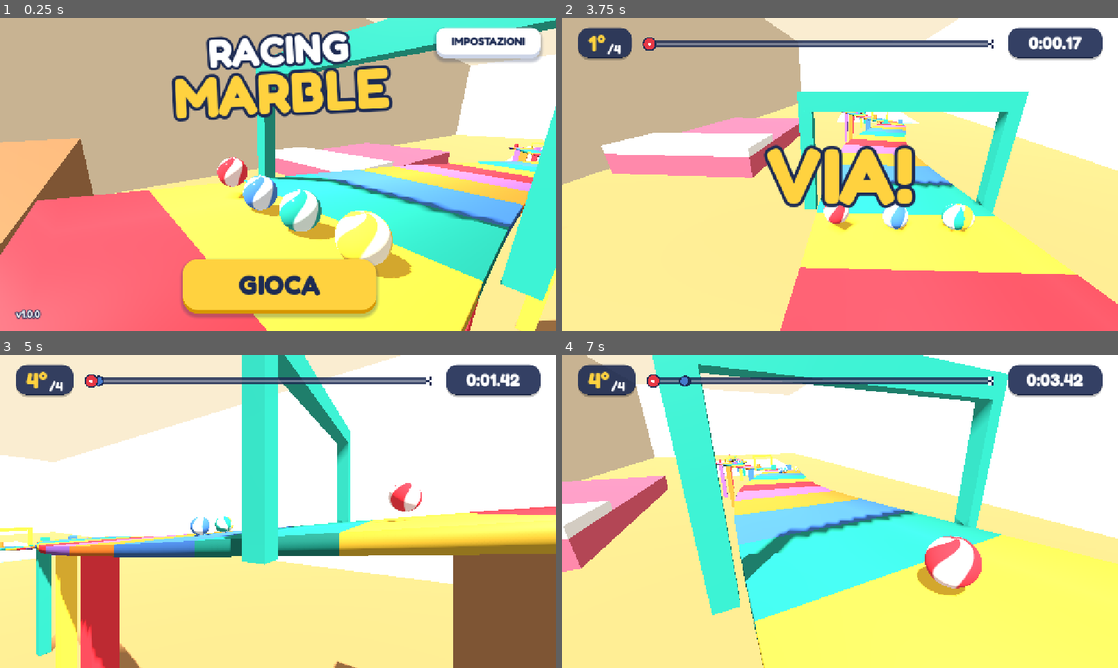
Above: before the commit, frames 1-4 (two rows, left to right).
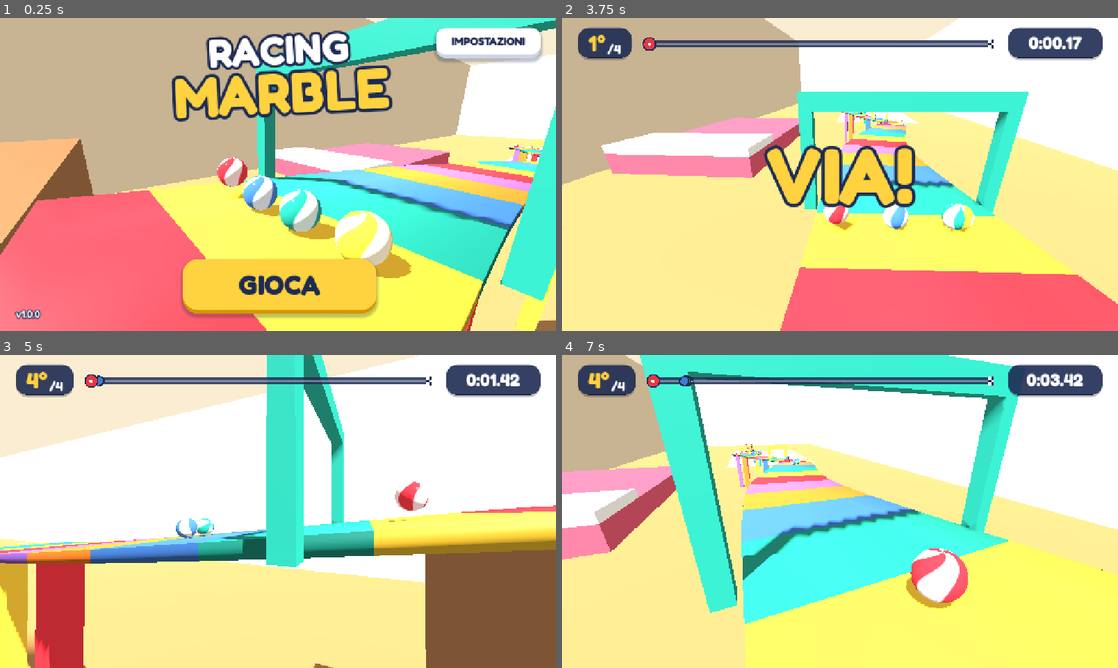
Above: after the commit, the same moments.

Repository: Leoel97/racing-marble
Game: Godot game, scene res://scenes/main.tscn
Two runs of this game, one before a commit and one after it. Both use one fixed random seed, a clock stepped at 60 frames per second and the inputs below.
Inputs (mouse positions are in pixels of both pictures, inside the frame that each line leads up to):
- Up to frame 1 (0.25 s): no input
- Up to frame 2 (3.75 s): click "GIOCA" at 0.5 s; move the mouse to (962, 158) at 1.27 s; hold Right (ui_right) 1.28-2 s; click (962, 158) at 1.42 s; drag from (728, 190) to (812, 237) at 2.02 s; move the mouse to (895, 105) at 2.77 s; hold Right (ui_right) 2.78-3.5 s; tap Enter at 3.5 s; drag from (812, 237) to (673, 127) at 3.52 s
- Up to frame 3 (5 s): move the mouse to (444, 558) at 4.27 s; hold Left (ui_left) from 4.28 s (still down)
- Up to frame 4 (7 s): release Left (ui_left) at 5 s; drag from (673, 464) to (756, 433) at 5.02 s; move the mouse to (867, 511) at 5.77 s; hold Left (ui_left) 5.78-6.5 s; click (867, 511) at 5.92 s; drag from (756, 433) to (728, 527) at 6.52 s

The runs differ from the first frame. In frame 1, less than 0.1% of the frame differs, in the area x 92-98%, y 40-43%; in frame 2, less than 0.1%; in frame 3, 23%, in the area x 0-100%, y 0-100%; in frame 4, 18%.

Commit message:
Fisica: piu' spinta in discesa, meno perdita in sterzata, avversari piu' lenti. Giocattoli veri come ostacoli
Co-Authored-By: Claude Fable 5.2 <noreply@anthropic.com>
Claude-Session: https://claude.ai/code/session_01R6mF4JeXyjBadC86qXprPP

Diff:
--- a/scripts/ai_marble.gd
+++ b/scripts/ai_marble.gd
@@ -11,6 +11,7 @@
 var display_name: String = "Bot"
 var color: Color = Color.WHITE
 var skill: float = 1.0
+var base_skill: float = 1.0
 var lane: float = 0.0
 var phase: float = 0.0
 var s: float = 0.0
@@ -26,6 +27,7 @@
 	track = track_ref
 	display_name = bot_name
 	color = bot_color
+	base_skill = bot_skill
 	skill = bot_skill
 	lane = lane_offset
 	phase = randf() * TAU
@@ -37,6 +39,7 @@
 	s = start_s
 	off = lane
 	speed = 0.0
+	skill = base_skill * randf_range(0.97, 1.03)   # ogni gara un po' diversa
 	finished = false
 	finish_time = -1.0
 	_place(0.0)
@@ -67,7 +70,7 @@
 	off = new_off
 
 	var slope: float = -track.dirs[i].y
-	var acc: float = Marble.SLOPE_GAIN * skill * slope - Marble.DRAG * speed * speed - Marble.SCRUB * steer * speed
+	var acc: float = Marble.SLOPE_GAIN * skill * slope - Marble.DRAG * speed * speed - Marble.SCRUB * steer * steer * speed
 	if speed < Marble.MIN_SPEED:
 		acc = maxf(acc, (Marble.MIN_SPEED - speed) * 3.0)
 	speed = maxf(speed + acc * delta, 0.0)
--- a/scripts/main.gd
+++ b/scripts/main.gd
@@ -100,9 +100,9 @@
 
 	# [nome, colore, abilita', corsia]
 	var bot_defs := [
-		["Bot Blu", Color(0.27, 0.48, 0.80), 0.93, -0.8],
-		["Bot Verde", Color(0.16, 0.62, 0.56), 0.98, 0.8],
-		["Bot Giallo", Color(1.00, 0.82, 0.25), 1.03, 2.4],
+		["Bot Blu", Color(0.27, 0.48, 0.80), 0.80, -0.8],
+		["Bot Verde", Color(0.16, 0.62, 0.56), 0.87, 0.8],
+		["Bot Giallo", Color(1.00, 0.82, 0.25), 0.94, 2.4],
 	]
 	for def: Array in bot_defs:
 		var bot: Node3D = AiScript.new()
@@ -348,12 +348,14 @@
 	player.auto_steer = true
 	await _wait(1.3)
 	await _shot("3_conto_alla_rovescia")
-	await _wait(6.0)
+	await _wait(5.7)
 	await _shot("4_gara_a")
-	await _wait(8.0)
+	await _wait(4.0)
 	await _shot("5_gara_b")
-	await _wait(8.0)
+	await _wait(4.0)
 	await _shot("6_gara_c")
+	await _wait(4.0)
+	await _shot("6_gara_d")
 	var guard: float = 0.0
 	while state != State.RESULTS and guard < 90.0:
 		await _wait(0.5)
--- a/scripts/marble.gd
+++ b/scripts/marble.gd
@@ -5,9 +5,9 @@
 
 # Modello di guida: la biglia accelera con la pendenza, frena con l'aria
 # e perde velocita' ogni volta che si sterza.
-const SLOPE_GAIN := 90.0     # spinta lungo la pista per unita' di pendenza
-const DRAG := 0.0175         # resistenza che cresce con il quadrato della velocita'
-const SCRUB := 0.15          # velocita' persa sterzando
+const SLOPE_GAIN := 110.0    # spinta lungo la pista per unita' di pendenza
+const DRAG := 0.02           # resistenza che cresce con il quadrato della velocita'
+const SCRUB := 0.10          # velocita' persa sterzando
 const MIN_SPEED := 6.0       # sotto questa soglia una piccola spinta evita lo stallo
 const LATERAL_SPEED := 9.0
 const ROLL_INERTIA := 1.4    # una sfera che rotola "pesa" 7/5: compensa la spinta
@@ -120,7 +120,7 @@
 	var vr: float = linear_velocity.dot(right)
 	var steer: float = get_steer()
 	var slope: float = -fwd.y
-	var acc: float = SLOPE_GAIN * slope - DRAG * vf * absf(vf) - SCRUB * absf(steer) * maxf(vf, 0.0)
+	var acc: float = SLOPE_GAIN * slope - DRAG * vf * absf(vf) - SCRUB * steer * steer * maxf(vf, 0.0)
 	if vf < MIN_SPEED:
 		acc = maxf(acc, (MIN_SPEED - vf) * 3.0)
 	apply_central_force(fwd * acc * mass * ROLL_INERTIA)
--- /dev/null
+++ b/scripts/props.gd
@@ -0,0 +1,279 @@
+extends RefCounted
+## Oggetti lungo la pista: giocattoli e oggetti di casa costruiti da codice
+## con forme semplici (low-poly). Ogni oggetto ha la base a y = 0 e guarda verso -Z.
+## build() restituisce { node, shape, shape_pos, yaw }.
+
+const WOOD := Color(0.93, 0.80, 0.58)
+const RED := Color(0.90, 0.22, 0.27)
+const YELLOW := Color(1.00, 0.82, 0.25)
+const GREEN := Color(0.16, 0.62, 0.56)
+const BLUE := Color(0.27, 0.48, 0.80)
+const ORANGE := Color(0.96, 0.52, 0.20)
+const PURPLE := Color(0.60, 0.40, 0.80)
+const PINK := Color(0.98, 0.60, 0.70)
+const DARK := Color(0.13, 0.15, 0.22)
+const WHITE := Color(0.97, 0.97, 0.95)
+const TOY_COLORS := [RED, YELLOW, GREEN, BLUE, ORANGE, PURPLE]
+
+static var _materials: Dictionary = {}
+static var _font: Font
+
+
+static func _mat(col: Color) -> StandardMaterial3D:
+	var key: String = col.to_html()
+	if not _materials.has(key):
+		var m := StandardMaterial3D.new()
+		m.albedo_color = col
+		m.roughness = 0.45
+		_materials[key] = m
+	return _materials[key]
+
+
+static func _part(parent: Node3D, mesh: Mesh, col: Color, pos: Vector3, rot_deg: Vector3 = Vector3.ZERO, scl: Vector3 = Vector3.ONE) -> MeshInstance3D:
+	var mi := MeshInstance3D.new()
+	mi.mesh = mesh
+	mi.material_override = _mat(col)
+	parent.add_child(mi)
+	mi.position = pos
+	mi.rotation_degrees = rot_deg
+	mi.scale = scl
+	return mi
+
+
+static func _box(size: Vector3) -> BoxMesh:
+	var m := BoxMesh.new()
+	m.size = size
+	return m
+
+
+static func _cyl(bottom: float, top: float, height: float, segments: int = 12) -> CylinderMesh:
+	var m := CylinderMesh.new()
+	m.bottom_radius = bottom
+	m.top_radius = top
+	m.height = height
+	m.radial_segments = segments
+	m.rings = 1
+	return m
+
+
+static func _ball(radius: float, segments: int = 14) -> SphereMesh:
+	var m := SphereMesh.new()
+	m.radius = radius
+	m.height = radius * 2.0
+	m.radial_segments = segments
+	m.rings = maxi(segments / 2, 4)
+	return m
+
+
+static func _box_shape(size: Vector3) -> BoxShape3D:
+	var s := BoxShape3D.new()
+	s.size = size
+	return s
+
+
+static func _cyl_shape(radius: float, height: float) -> CylinderShape3D:
+	var s := CylinderShape3D.new()
+	s.radius = radius
+	s.height = height
+	return s
+
+
+static func _result(node: Node3D, shape: Shape3D, shape_pos: Vector3, yaw: float = 0.0) -> Dictionary:
+	return {"node": node, "shape": shape, "shape_pos": shape_pos, "yaw": yaw}
+
+
+static func build(kind: String, variant: int) -> Dictionary:
+	match kind:
+		"brick":
+			return _bricks(variant)
+		"cubes":
+			return _letter_cubes(variant)
+		"duck":
+			return _duck()
+		"car":
+			return _car(variant)
+		"rings":
+			return _rings()
+		"pencil":
+			return _pencil(variant)
+		"dice":
+			return _dice(variant)
+		"pins":
+			return _pins()
+	return _bricks(variant)
+
+
+# ------------------------------------------------------------ mattoncini
+
+static func _one_brick(parent: Node3D, col: Color, y: float, yaw_deg: float) -> void:
+	var holder := Node3D.new()
+	parent.add_child(holder)
+	holder.position = Vector3(0, y, 0)
+	holder.rotation_degrees = Vector3(0, yaw_deg, 0)
+	_part(holder, _box(Vector3(1.3, 0.6, 0.66)), col, Vector3(0, 0.3, 0))
+	for ix in range(4):
+		for iz in range(2):
+			_part(holder, _cyl(0.11, 0.11, 0.1, 10), col, Vector3(-0.48 + ix * 0.32, 0.65, -0.16 + iz * 0.32))
+
+
+static func _bricks(variant: int) -> Dictionary:
+	var node := Node3D.new()
+	var a: Color = TOY_COLORS[variant % TOY_COLORS.size()]
+	var b: Color = TOY_COLORS[(variant + 3) % TOY_COLORS.size()]
+	_one_brick(node, a, 0.0, 0.0)
+	_one_brick(node, b, 0.6, 90.0 if variant % 2 == 0 else 25.0)
+	return _result(node, _box_shape(Vector3(1.3, 1.3, 1.0)), Vector3(0, 0.65, 0), deg_to_rad(float(variant % 3) * 12.0 - 12.0))
+
+
+# ---------------------------------------------------- cubi con le lettere
+
+static func _letter_cube(parent: Node3D, size: float, y: float, yaw_deg: float, col: Color, letter: String) -> void:
+	if _font == null:
+		_font = load("res://assets/fonts/Fredoka-Bold.woff2")
+	var holder := Node3D.new()
+	parent.add_child(holder)
+	holder.position = Vector3(0, y + size * 0.5, 0)
+	holder.rotation_degrees = Vector3(0, yaw_deg, 0)
+	_part(holder, _box(Vector3(size, size, size)), WOOD, Vector3.ZERO)
+	var h: float = size * 0.5
+	# [direzione della faccia, rotazione dell'etichetta]
+	var faces := [
+		[Vector3(0, 0, 1), Vector3(0, 0, 0)],
+		[Vector3(0, 0, -1), Vector3(0, 180, 0)],
+		[Vector3(1, 0, 0), Vector3(0, 90, 0)],
+		[Vector3(-1, 0, 0), Vector3(0, -90, 0)],
+		[Vector3(0, 1, 0), Vector3(-90, 0, 0)],
+	]
+	for f: Array in faces:
+		var dir: Vector3 = f[0]
+		var rot: Vector3 = f[1]
+		var panel := _part(holder, _box(Vector3(size * 0.78, size * 0.78, 0.02)), col, dir * (h + 0.005), rot)
+		panel.name = "Faccia"
+		var label := Label3D.new()
+		label.text = letter
+		label.font = _font
+		label.font_size = 160
+		label.outline_size = 0
+		label.pixel_size = size * 0.0042
+		label.modulate = Color.WHITE
+		holder.add_child(label)
+		label.position = dir * (h + 0.02)
+		label.rotation_degrees = rot
+
+
+static func _letter_cubes(variant: int) -> Dictionary:
+	var node := Node3D.new()
+	var letters := ["A", "B", "C", "R", "M", "G", "O", "K"]
+	var l1: String = letters[variant % letters.size()]
+	var l2: String = letters[(variant + 3) % letters.size()]
+	_letter_cube(node, 1.1, 0.0, 0.0, TOY_COLORS[variant % TOY_COLORS.size()], l1)
+	var height: float = 1.1
+	if variant % 2 == 0:
+		_letter_cube(node, 0.8, 1.1, 28.0, TOY_COLORS[(variant + 2) % TOY_COLORS.size()], l2)
+		height = 1.9
+	return _result(node, _box_shape(Vector3(1.1, height, 1.1)), Vector3(0, height * 0.5, 0), deg_to_rad(float(variant % 4) * 10.0 - 15.0))
+
+
+# ------------------------------------------------------------- paperella
+
+static func _duck() -> Dictionary:
+	var node := Node3D.new()
+	_part(node, _ball(0.55), YELLOW, Vector3(0, 0.46, 0.05), Vector3.ZERO, Vector3(1.0, 0.82, 1.25))
+	_part(node, _cyl(0.0, 0.22, 0.4, 8), YELLOW, Vector3(0, 0.62, 0.72), Vector3(-55, 0, 0))
+	_part(node, _ball(0.34), YELLOW, Vector3(0, 1.04, -0.36))
+	_part(node, _cyl(0.16, 0.0, 0.34, 8), ORANGE, Vector3(0, 0.98, -0.78), Vector3(-90, 0, 0), Vector3(1.25, 1.0, 0.6))
+	_part(node, _ball(0.055, 8), DARK, Vector3(0.15, 1.15, -0.63))
+	_part(node, _ball(0.055, 8), DARK, Vector3(-0.15, 1.15, -0.63))
+	_part(node, _ball(0.3, 10), YELLOW.darkened(0.08), Vector3(0.5, 0.5, 0.1), Vector3.ZERO, Vector3(0.35, 0.7, 1.0))
+	_part(node, _ball(0.3, 10), YELLOW.darkened(0.08), Vector3(-0.5, 0.5, 0.1), Vector3.ZERO, Vector3(0.35, 0.7, 1.0))
+	# guarda verso chi arriva
+	return _result(node, _cyl_shape(0.62, 1.35), Vector3(0, 0.675, 0), PI + 0.3)
+
+
+# ------------------------------------------------------------- macchinina
+
+static func _car(variant: int) -> Dictionary:
+	var node := Node3D.new()
+	var col: Color = [RED, BLUE, GREEN, ORANGE][variant % 4]
+	_part(node, _box(Vector3(0.95, 0.34, 1.6)), col, Vector3(0, 0.42, 0))
+	_part(node, _box(Vector3(0.8, 0.3, 0.75)), Color(0.72, 0.88, 0.97), Vector3(0, 0.74, 0.1))
+	_part(node, _box(Vector3(0.84, 0.06, 0.8)), col.darkened(0.15), Vector3(0, 0.92, 0.1))
+	for sx: float in [-1.0, 1.0]:
+		for sz: float in [-1.0, 1.0]:
+			_part(node, _cyl(0.24, 0.24, 0.18, 12), DARK, Vector3(sx * 0.5, 0.24, sz * 0.5), Vector3(0, 0, 90))
+			_part(node, _cyl(0.11, 0.11, 0.2, 8), WHITE, Vector3(sx * 0.5, 0.24, sz * 0.5), Vector3(0, 0, 90))
+		_part(node, _ball(0.08, 8), YELLOW, Vector3(sx * 0.3, 0.45, -0.8))
+	return _result(node, _box_shape(Vector3(1.15, 0.95, 1.6)), Vector3(0, 0.475, 0), deg_to_rad(float(variant % 3) * 20.0 - 20.0))
+
+
+# --------------------------------------------------- torre degli anelli
+
+static func _rings() -> Dictionary:
+	var node := Node3D.new()
+	_part(node, _cyl(0.6, 0.6, 0.12, 16), WHITE, Vector3(0, 0.06, 0))
+	_part(node, _cyl(0.07, 0.07, 1.45, 8), WHITE, Vector3(0, 0.72, 0))
+	var outer: float = 0.58
+	for n in range(5):
+		var torus := TorusMesh.new()
+		torus.outer_radius = outer
+		torus.inner_radius = outer - 0.26
+		torus.rings = 14
+		torus.ring_segments = 8
+		var col: Color = TOY_COLORS[n % TOY_COLORS.size()]
+		_part(node, torus, col, Vector3(0, 0.25 + n * 0.25, 0))
+		outer -= 0.075
+	_part(node, _ball(0.15, 10), RED, Vector3(0, 1.5, 0))
+	return _result(node, _cyl_shape(0.6, 1.55), Vector3(0, 0.775, 0))
+
+
+# ----------------------------------------------------------------- matita
+
+static func _pencil(variant: int) -> Dictionary:
+	var node := Node3D.new()
+	var col: Color = [YELLOW, GREEN, BLUE][variant % 3]
+	var r: float = 0.2
+	# sdraiata lungo l'asse X
+	_part(node, _cyl(r, r, 2.2, 6), col, Vector3(0, r, 0), Vector3(0, 0, 90))
+	_part(node, _cyl(r, 0.06, 0.42, 6), WOOD, Vector3(-1.31, r, 0), Vector3(0, 0, 90))
+	_part(node, _cyl(0.06, 0.0, 0.14, 6), DARK, Vector3(-1.59, r, 0), Vector3(0, 0, 90))
+	_part(node, _cyl(r + 0.012, r + 0.012, 0.18, 10), Color(0.75, 0.77, 0.80), Vector3(1.19, r, 0), Vector3(0, 0, 90))
+	_part(node, _cyl(r, r, 0.24, 10), PINK, Vector3(1.40, r, 0), Vector3(0, 0, 90))
+	var yaw: float = deg_to_rad(65.0 if variant % 2 == 0 else -65.0)
+	return _result(node, _box_shape(Vector3(3.1, r * 2.0, r * 2.0)), Vector3(-0.07, r, 0), yaw)
+
+
+# ------------------------------------------------------------------- dado
+
+static func _dice(variant: int) -> Dictionary:
+	var node := Node3D.new()
+	var size: float = 1.15
+	var h: float = size * 0.5
+	_part(node, _box(Vector3(size, size, size)), WHITE, Vector3(0, h, 0))
+	var pip := _cyl(0.1, 0.1, 0.02, 10)
+	var q: float = size * 0.26
+	# faccia in alto: 5
+	for p: Vector2 in [Vector2(0, 0), Vector2(-q, -q), Vector2(q, -q), Vector2(-q, q), Vector2(q, q)]:
+		_part(node, pip, DARK, Vector3(p.x, size + 0.005, p.y))
+	# davanti e dietro: 3 e 4
+	for p: Vector2 in [Vector2(-q, q), Vector2(0, 0), Vector2(q, -q)]:
+		_part(node, pip, DARK, Vector3(p.x, h + p.y, -h - 0.005), Vector3(90, 0, 0))
+	for p: Vector2 in [Vector2(-q, -q), Vector2(q, -q), Vector2(-q, q), Vector2(q, q)]:
+		_part(node, pip, DARK, Vector3(p.x, h + p.y, h + 0.005), Vector3(90, 0, 0))
+	# lati: 1 e 6
+	_part(node, _cyl(0.14, 0.14, 0.02, 10), RED, Vector3(h + 0.005, h, 0), Vector3(0, 0, 90))
+	for p: Vector2 in [Vector2(-q, -q), Vector2(-q, 0), Vector2(-q, q), Vector2(q, -q), Vector2(q, 0), Vector2(q, q)]:
+		_part(node, pip, DARK, Vector3(-h - 0.005, h + p.y, p.x), Vector3(0, 0, 90))
+	return _result(node, _box_shape(Vector3(size, size, size)), Vector3(0, h, 0), deg_to_rad(float(variant % 5) * 17.0))
+
+
+# ---------------------------------------------------------------- birilli
+
+static func _pins() -> Dictionary:
+	var node := Node3D.new()
+	for p: Vector2 in [Vector2(0, -0.36), Vector2(-0.36, 0.26), Vector2(0.36, 0.26)]:
+		_part(node, _cyl(0.2, 0.12, 0.25, 10), WHITE, Vector3(p.x, 0.125, p.y))
+		_part(node, _ball(0.27, 12), WHITE, Vector3(p.x, 0.46, p.y), Vector3.ZERO, Vector3(1.0, 1.35, 1.0))
+		_part(node, _cyl(0.13, 0.11, 0.3, 10), WHITE, Vector3(p.x, 0.92, p.y))
+		_part(node, _cyl(0.135, 0.125, 0.09, 10), RED, Vector3(p.x, 0.9, p.y))
+		_part(node, _ball(0.16, 10), WHITE, Vector3(p.x, 1.14, p.y))
+	return _result(node, _cyl_shape(0.68, 1.3), Vector3(0, 0.65, 0))
--- a/scripts/track.gd
+++ b/scripts/track.gd
@@ -1,6 +1,8 @@
 extends Node3D
 ## Pista: una linea centrale campionata, da cui nascono mesh, collisioni,
 ## ostacoli, checkpoint e arredamento della cameretta.
+
+const Props := preload("res://scripts/props.gd")
 
 const SUB := 24          # campioni per tratto tra due punti di controllo
 const THICK := 0.5       # spessore della pista
@@ -27,14 +29,14 @@
 
 # Ostacoli: [distanza lungo la pista, posizione laterale da -1 a 1, tipo]
 const OBSTACLES := [
-	[70.0, -0.9, "cube"], [70.0, 0.9, "cube"],
-	[105.0, 0.0, "cyl"],
-	[135.0, 0.6, "cube"], [150.0, -0.6, "cyl"],
-	[185.0, 0.2, "cube"], [200.0, -0.5, "cube"],
-	[230.0, 0.5, "cyl"], [250.0, -0.2, "cube"],
-	[280.0, 0.5, "cube"], [295.0, -0.5, "cyl"],
-	[325.0, 0.0, "cube"], [345.0, 0.9, "cyl"], [345.0, -0.9, "cyl"],
-	[375.0, -0.3, "cube"], [390.0, 0.4, "cube"],
+	[70.0, -0.9, "brick"], [70.0, 0.9, "cubes"],
+	[105.0, 0.0, "rings"],
+	[135.0, 0.6, "duck"], [150.0, -0.6, "car"],
+	[185.0, 0.2, "dice"], [200.0, -0.5, "pencil"],
+	[230.0, 0.5, "pins"], [250.0, -0.2, "cubes"],
+	[280.0, 0.5, "brick"], [295.0, -0.5, "duck"],
+	[325.0, 0.0, "car"], [345.0, 0.9, "rings"], [345.0, -0.9, "pins"],
+	[375.0, -0.3, "dice"], [390.0, 0.4, "cubes"],
 ]
 
 const CHECKPOINT_EVERY := 100.0
@@ -255,11 +257,18 @@
 		var half: float = widths[i] * 0.5 - 0.9
 		var base: Vector3 = pos_at(s) + rights[i] * lat * half
 		obstacle_list.append(Vector2(s, lat * half))
-		var col: Color = PALETTE[(k + 2) % PALETTE.size()]
-		if kind == "cube":
-			_add_box(self, Vector3(1.3, 1.3, 1.3), base + Vector3.UP * 0.65, col, true, _yaw_of(i))
-		else:
-			_add_cylinder(self, 0.6, 1.6, base + Vector3.UP * 0.8, col)
+		var prop: Dictionary = Props.build(kind, k)
+		var body := StaticBody3D.new()
+		var cs := CollisionShape3D.new()
+		cs.shape = prop["shape"]
+		cs.position = prop["shape_pos"]
+		body.add_child(cs)
+		var visual: Node3D = prop["node"]
+		body.add_child(visual)
+		add_child(body)
+		var extra_yaw: float = prop["yaw"]
+		body.position = base + Vector3.DOWN * 0.04
+		body.rotation.y = _yaw_of(i) + extra_yaw
 		k += 1
 
 
